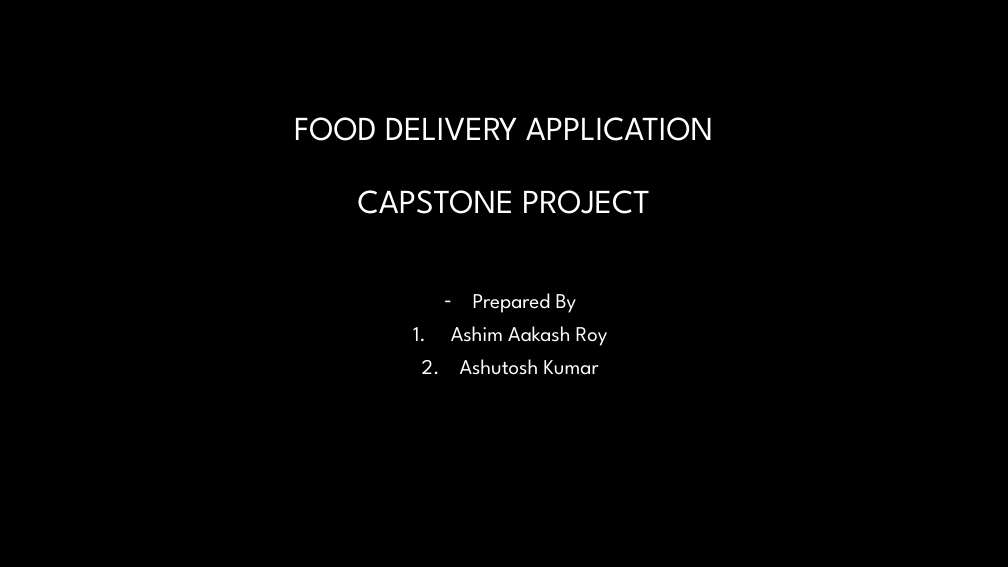
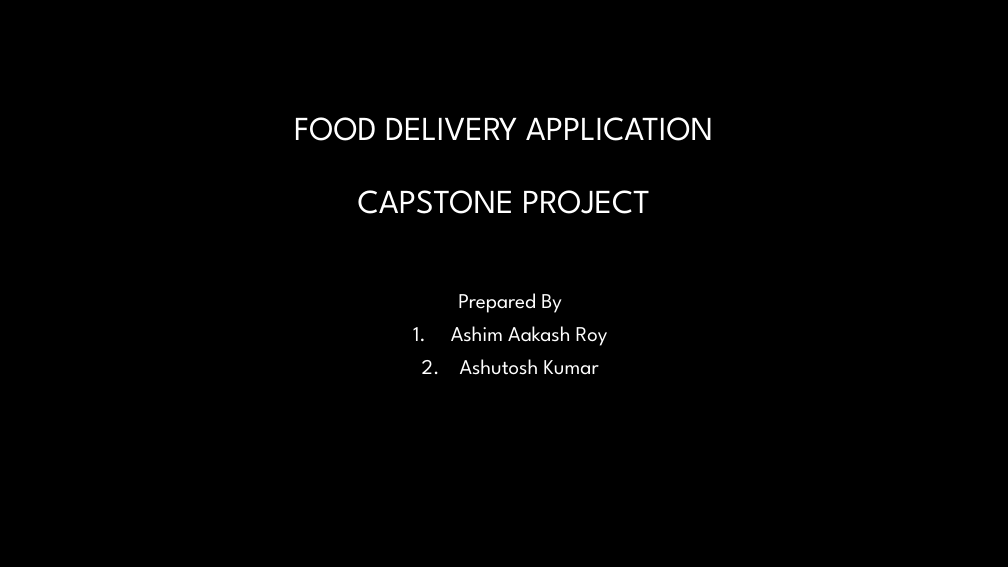
Before and after one commit to ashimaakash03/food-delivery-app, a slide deck: slide 1 of FOOD DELIVERY APPLICATION.pptx. Drawn at 1008x567 pixels with LibreOffice and Linux fonts; fonts in the diff are those of the drawing; background and template pictures are left out. Boxes give left, top, right and bottom in pixels: in the first picture for what was removed or moved away, otherwise in the second. Text is boxed around its words. In the diff, an @@ line names an element or a change of style, - is before the commit and + after.

```diff
--- a/FOOD DELIVERY APPLICATION.pptx
+++ b/FOOD DELIVERY APPLICATION.pptx
@@ subtitle at (458, 293, 562, 313): bullet - to none @@
```
Also in this commit, not shown: 1 slide added, 8 other files.
